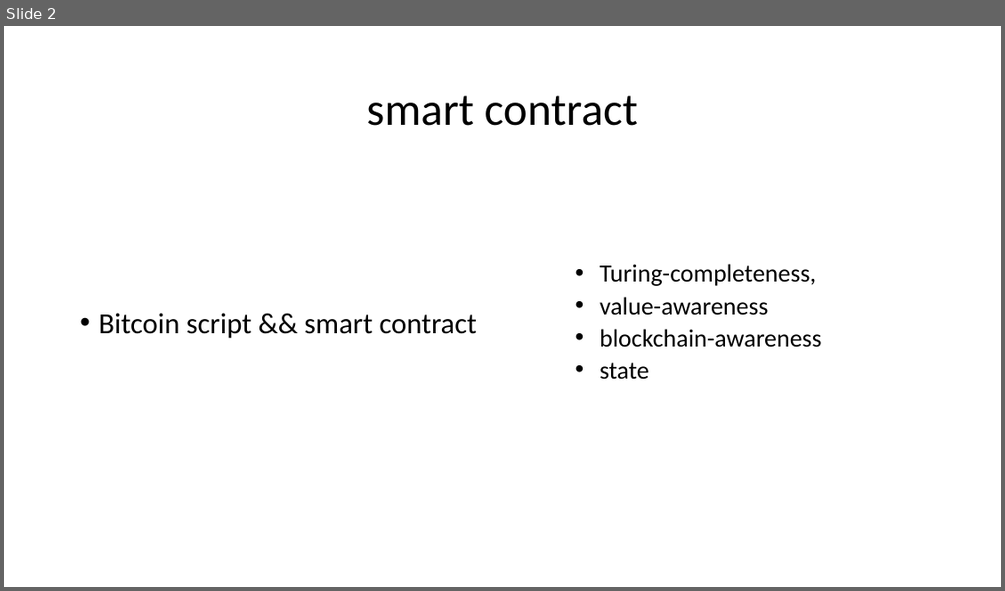
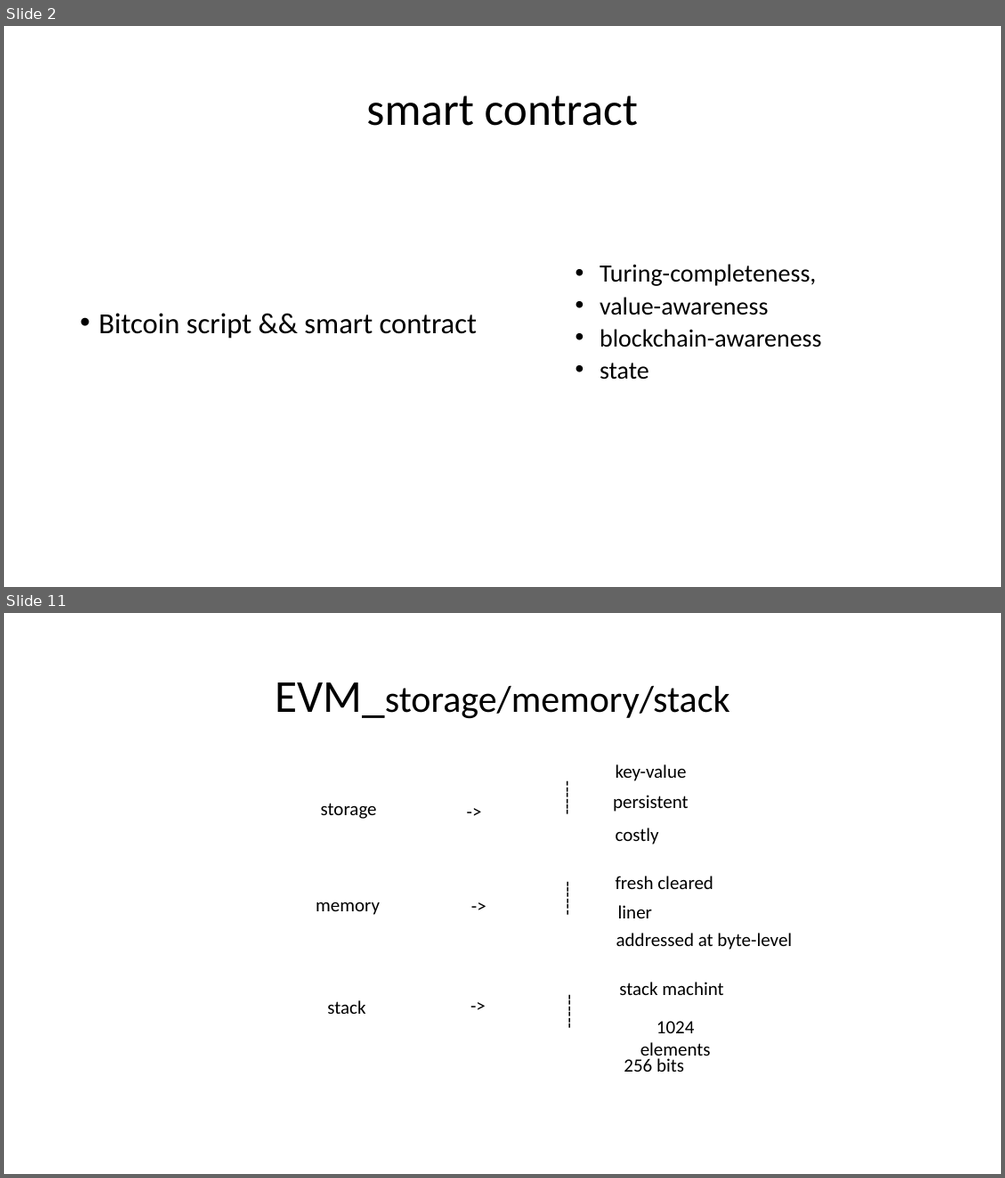
Before and after one commit to kaikai1024/ethereum-me, a slide deck: contract_me.pptx. Shown one above the other, each under a label of ours: slide 2 before the commit, slides 2 and 11 after it; the slides between them are not shown. The pictures are 1005x591 and 1005x1178 pixels, drawn with LibreOffice and Linux fonts; fonts in the diff are those of the drawing. Boxes give left, top, right and bottom in pixels: in the first picture for what was removed or moved away, otherwise in the second. Text is boxed around its words. In the diff, an @@ line names an element or a change of style, - is before the commit and + after.

```diff
--- a/contract_me.pptx
+++ b/contract_me.pptx
@@ slide 11 added at <box>4,613,1001,1174</box>, background #FFFFFF @@
@@ title added at <box>275,682,730,719</box>, 36 pt, text #000000 @@
+EVM_storage/memory/stack
@@ text added at <box>615,764,687,781</box>, 18 pt, text #000000 @@
+key-value
@@ text added at <box>446,795,502,826</box>, 18 pt, text #000000 @@
+->
@@ text added at <box>547,774,584,844</box>, 18 pt, text #000000 @@
+------
@@ text added at <box>613,795,688,811</box>, 18 pt, text #000000 @@
+persistent
@@ text added at <box>321,803,377,819</box>, 18 pt, text #000000 @@
+storage
@@ text added at <box>615,827,659,844</box>, 18 pt, text #000000 @@
+costly
@@ text added at <box>548,874,585,943</box>, 18 pt, text #000000 @@
+------
@@ text added at <box>615,876,713,889</box>, 18 pt, text #000000 @@
+fresh cleared
@@ text added at <box>316,901,380,915</box>, 18 pt, text #000000 @@
+memory
@@ text added at <box>451,890,507,919</box>, 18 pt, text #000000 @@
+->
@@ text added at <box>618,905,652,918</box>, 18 pt, text #000000 @@
+liner
@@ text added at <box>616,933,792,949</box>, 18 pt, text #000000 @@
+addressed at byte-level
@@ text added at <box>619,981,723,995</box>, 18 pt, text #000000 @@
+stack machint
@@ text added at <box>327,1000,365,1013</box>, 18 pt, text #000000 @@
+stack
@@ text added at <box>450,989,507,1020</box>, 18 pt, text #000000 @@
+->
@@ text added at <box>550,987,587,1056</box>, 18 pt, text #000000 @@
+------
@@ text added at <box>640,1021,711,1062</box>, 18 pt, text #000000 @@
+1024 elements
@@ text added at <box>623,1058,684,1071</box>, 18 pt, text #000000 @@
+256 bits
```
Also in this commit, not shown: 2 slides changed, 17 other slides added, 4 other files.
